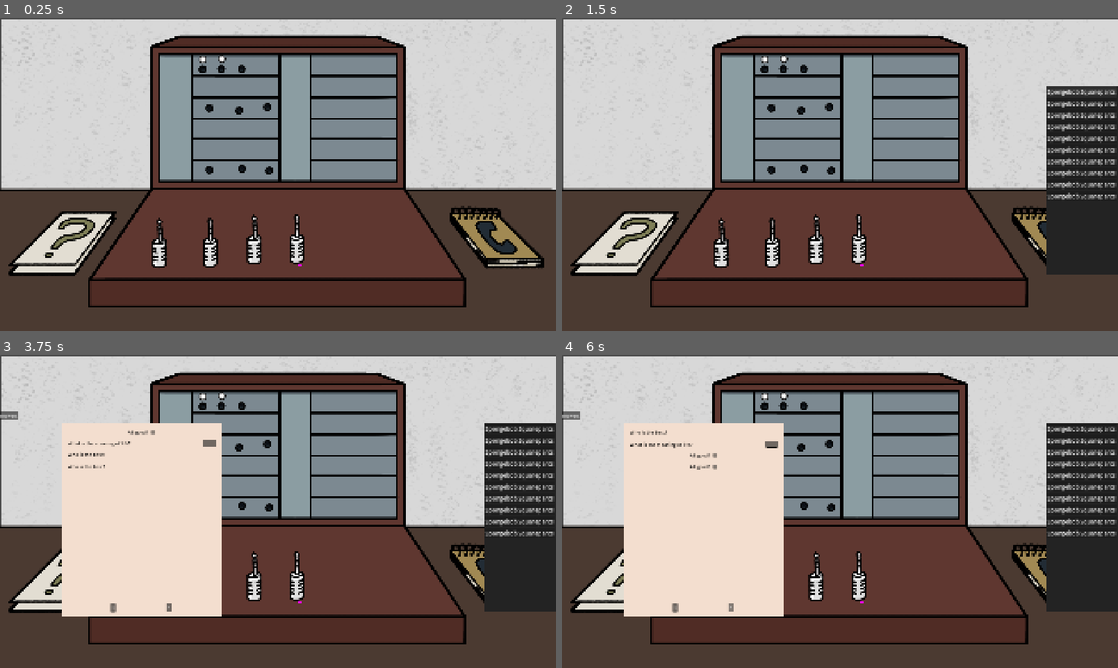
Above: before the commit, frames 1-4 (two rows, left to right).
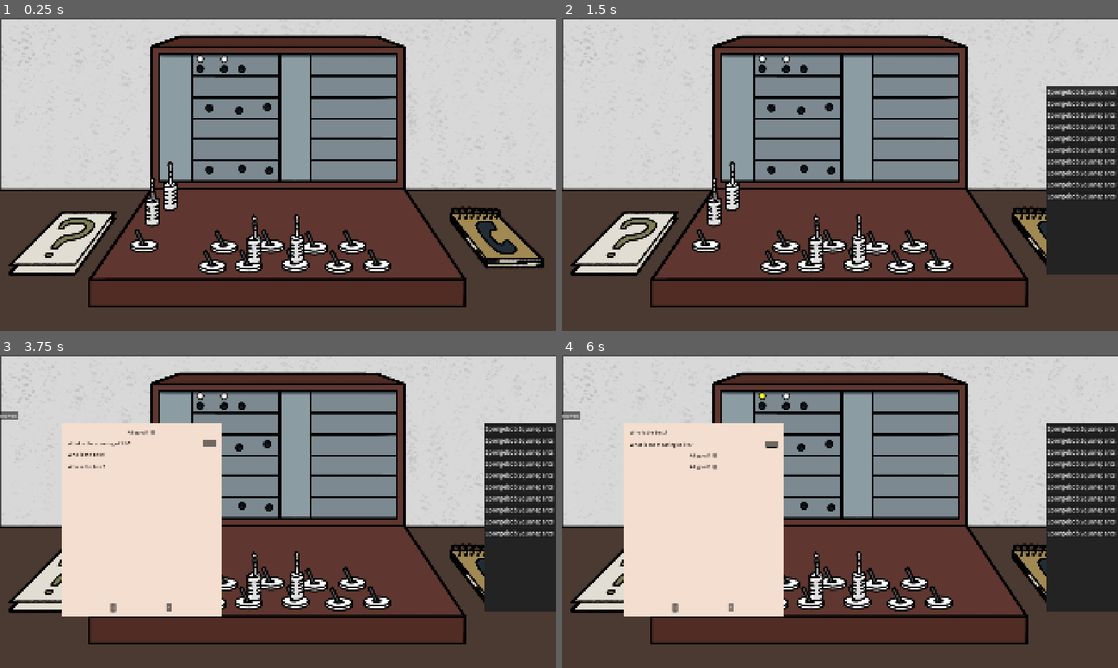
Above: after the commit, the same moments.

Repository: Arrenteks/LD60
Game: Godot game, scene res://scenes/GameArea.tscn
Same seed, same stepped clock (60 frames per second), same inputs: the game is played once before the commit and once after it. This scene is started directly instead of the project's main scene.
Inputs (mouse positions are in pixels of both pictures, inside the frame that each line leads up to):
- Up to frame 1 (0.25 s): no input
- Up to frame 2 (1.5 s): tap Enter at 0.5 s; drag from (1051, 237) to (623, 243) at 0.52 s; click "Spongebob Squarepants" at 1.25 s
- Up to frame 3 (3.75 s): click "Spongebob Squarepants" at 2 s; click "Spongebob Squarepants" at 2.75 s; tap Space at 3.5 s; drag from (61, 580) to (489, 574) at 3.52 s
- Up to frame 4 (6 s): click (773, 442) at 4.27 s; type "Alex" at 4.35 s; click (717, 433) at 5 s; click ">" at 5.75 s

The runs differ from the first frame. In frame 1, 3.3% of the frame differs, in the area x 23-71%, y 11-82%; in frame 2, 3.3%; in frame 3, 1.7%; in frame 4, 1.8%.

Commit message:
basic gameplay loop. lets hope for the best

Diff:
--- a/ld-60/project.godot
+++ b/ld-60/project.godot
@@ -24,6 +24,7 @@
 
 SignalManager="*uid://4t6aji4ot7y7"
 Tickengine="*uid://db5a012kxqppb"
+CallManager="*uid://b38jfyvvy3rqa"
 
 [display]
 
--- a/ld-60/scenes/GameArea.tscn
+++ b/ld-60/scenes/GameArea.tscn
@@ -10,9 +10,14 @@
 [ext_resource type="Script" uid="uid://c8c45bl52lijn" path="res://scenes/fragen.gd" id="7_t6131"]
 [ext_resource type="PackedScene" uid="uid://cfr7y5r6fisa7" path="res://scenes/socket.tscn" id="8_2dfqc"]
 [ext_resource type="Texture2D" uid="uid://b7pfnblanbsb3" path="res://sprites/Schalter.png" id="9_qqxer"]
-[ext_resource type="Script" uid="uid://wxrgvaqrbs1f" path="res://scenes/phone_logic_group.gd" id="10_ka7pv"]
-[ext_resource type="Texture2D" uid="uid://d2lkt570lsh47" path="res://sprites/Maschine/Licht.png" id="10_xxp6o"]
 [ext_resource type="PackedScene" uid="uid://cau2ckh08fckc" path="res://scenes/Klinke_grabbable.tscn" id="10_yhdnk"]
+[ext_resource type="Script" uid="uid://blk03xswupvv6" path="res://scenes/talking_switch.gd" id="13_knvcx"]
+[ext_resource type="PackedScene" uid="uid://f4vi4hw1qoux" path="res://scenes/phone_logic_group.tscn" id="14_knvcx"]
+[ext_resource type="Script" uid="uid://cik4btopibbi2" path="res://scenes/call_rev_group.gd" id="14_tgoyj"]
+
+[sub_resource type="CapsuleShape2D" id="CapsuleShape2D_yeiif"]
+radius = 40.0
+height = 98.0
 
 [node name="GameArea" type="Node2D" unique_id=1015749483]
 
@@ -57,18 +62,7 @@
 position = Vector2(1, -541)
 
 [node name="grp_Kabel" type="Node2D" parent="." unique_id=1233695503]
-position = Vector2(950, 653)
-
-[node name="ItemCable01" parent="grp_Kabel" unique_id=110500897 node_paths=PackedStringArray("connection_start", "connection_end") instance=ExtResource("7_3tn20")]
-position = Vector2(-402, 184)
-default_color = Color(0.5372549, 0.8509804, 0, 1)
-connection_start = NodePath(".")
-connection_end = NodePath("../../grp_Klinke/Klinke01")
-
-[node name="ItemCable02" parent="grp_Kabel" unique_id=2075025389 node_paths=PackedStringArray("connection_start", "connection_end") instance=ExtResource("7_3tn20")]
-position = Vector2(-233, 187)
-connection_start = NodePath(".")
-connection_end = NodePath("../../grp_Klinke/Klinke02")
+position = Vector2(952, 653)
 
 [node name="ItemCable03" parent="grp_Kabel" unique_id=526910364 node_paths=PackedStringArray("connection_start", "connection_end") instance=ExtResource("7_3tn20")]
 position = Vector2(-72, 189)
@@ -117,39 +111,8 @@
 collision_mask = 1
 monitoring = true
 
-[node name="logic_group01" type="Node2D" parent="grp_Sockets" unique_id=2022892290]
-script = ExtResource("10_ka7pv")
-phone_number = "4122"
-active_tint_color = Color(0.79898256, 0, 0, 1)
-inactive_tint_color = Color(0, 0, 0, 0)
-
-[node name="Licht" type="Sprite2D" parent="grp_Sockets/logic_group01" unique_id=1887051256]
-position = Vector2(700, 143)
-texture = ExtResource("10_xxp6o")
-
-[node name="ItemSocket01" parent="grp_Sockets/logic_group01" unique_id=1394437148 instance=ExtResource("8_2dfqc")]
-position = Vector2(700, 178)
-collision_mask = 1
-monitoring = true
-
-[node name="logic_group02" type="Node2D" parent="grp_Sockets" unique_id=1041624085]
-
-[node name="Licht" type="Sprite2D" parent="grp_Sockets/logic_group02" unique_id=649950643]
-position = Vector2(766, 141)
-texture = ExtResource("10_xxp6o")
-
-[node name="ItemSocket02" parent="grp_Sockets/logic_group02" unique_id=23690075 instance=ExtResource("8_2dfqc")]
-position = Vector2(765, 177)
-collision_mask = 1
-monitoring = true
-
 [node name="grp_Schalter" type="Node2D" parent="." unique_id=954044214]
-visible = false
 position = Vector2(962, 789)
-
-[node name="Schalter01" type="Sprite2D" parent="grp_Schalter" unique_id=2057168219]
-position = Vector2(-313, -12)
-texture = ExtResource("9_qqxer")
 
 [node name="Schalter02" type="Sprite2D" parent="grp_Schalter" unique_id=1182362726]
 position = Vector2(-189, -15)
@@ -202,14 +165,6 @@
 
 [node name="grp_Klinke" type="Node2D" parent="." unique_id=1164707480]
 
-[node name="Klinke01" parent="grp_Klinke" unique_id=614658 instance=ExtResource("10_yhdnk")]
-position = Vector2(550, 857)
-has_origin = true
-
-[node name="Klinke02" parent="grp_Klinke" unique_id=1104335867 instance=ExtResource("10_yhdnk")]
-position = Vector2(725, 855)
-has_origin = true
-
 [node name="Klinke03" parent="grp_Klinke" unique_id=624402278 instance=ExtResource("10_yhdnk")]
 position = Vector2(878, 845)
 has_origin = true
@@ -222,5 +177,47 @@
 
 [node name="Node2D" type="Node2D" parent="." unique_id=1735316648]
 
+[node name="ItemCable01" parent="." unique_id=110500897 node_paths=PackedStringArray("connection_start", "connection_end") instance=ExtResource("7_3tn20")]
+position = Vector2(591, 660)
+default_color = Color(0.5372549, 0.8509804, 0, 1)
+connection_start = NodePath(".")
+connection_end = NodePath("../Call-Rev-Group01/Caller01")
+
+[node name="ItemCable02" parent="." unique_id=2075025389 node_paths=PackedStringArray("connection_start", "connection_end") instance=ExtResource("7_3tn20")]
+position = Vector2(530, 708)
+connection_start = NodePath(".")
+connection_end = NodePath("../Call-Rev-Group01/Receiver01")
+
+[node name="Call-Rev-Group01" type="Node2D" parent="." unique_id=2046552223]
+script = ExtResource("14_tgoyj")
+
+[node name="Caller01" parent="Call-Rev-Group01" unique_id=614658 instance=ExtResource("10_yhdnk")]
+position = Vector2(587, 660)
+has_origin = true
+
+[node name="Receiver01" parent="Call-Rev-Group01" unique_id=1104335867 instance=ExtResource("10_yhdnk")]
+position = Vector2(526, 714)
+has_origin = true
+
+[node name="Schalter" type="Area2D" parent="Call-Rev-Group01" unique_id=2072394419]
+position = Vector2(497, 770)
+script = ExtResource("13_knvcx")
+metadata/_edit_group_ = true
+
+[node name="Schalter01" type="Sprite2D" parent="Call-Rev-Group01/Schalter" unique_id=2057168219]
+texture = ExtResource("9_qqxer")
+
+[node name="CollisionShape2D" type="CollisionShape2D" parent="Call-Rev-Group01/Schalter" unique_id=1284472940]
+rotation = 1.5707964
+shape = SubResource("CapsuleShape2D_yeiif")
+
+[node name="logic_group02" parent="." unique_id=1637323199 instance=ExtResource("14_knvcx")]
+position = Vector2(773, 177)
+phone_number = "4148"
+
+[node name="logic_group01" parent="." unique_id=453329412 instance=ExtResource("14_knvcx")]
+position = Vector2(690, 176)
+
 [connection signal="input_event" from="Telefonbuch2/Area2D" to="Telefonbuch2" method="_on_area_2d_input_event"]
 [connection signal="input_event" from="Fragen2/Area2D" to="Fragen2" method="_on_area_2d_input_event"]
+[connection signal="input_event" from="Call-Rev-Group01/Schalter" to="Call-Rev-Group01/Schalter" method="_on_input_event"]
--- /dev/null
+++ b/ld-60/scenes/call_instance.tscn
@@ -0,0 +1,6 @@
+[gd_scene format=3 uid="uid://brdo8ibfvevex"]
+
+[ext_resource type="Script" uid="uid://6afvhy87u88h" path="res://scripts/call_instance.gd" id="1_0lqlx"]
+
+[node name="CallInstance" type="Node2D" unique_id=1279693697]
+script = ExtResource("1_0lqlx")
--- /dev/null
+++ b/ld-60/scenes/call_rev_group.gd
@@ -0,0 +1,30 @@
+extends Node2D
+class_name CallRevGroup
+
+
+@onready var receiver: grabbable_item = $Receiver01
+@onready var caller: grabbable_item = $Caller01
+@onready var schalter: TalkingSwitch = $Schalter
+
+var receiver_connected : bool = false
+var caller_connected : bool = false
+
+#listent to by the call instance. its here because only localy relevant. If a call needs to be connectet, the gruop is alread known
+signal reciever_plugged_in
+
+func _ready() -> void:
+	caller.i_was_sloted_in.connect(caller_Cabel_connected)
+	receiver.i_was_sloted_in.connect(reciever_cable_connected)
+func connect_socket(node : Node):
+	pass
+
+
+func caller_Cabel_connected(socket:item_socket):
+	CallManager.try_connect_call_rev_groupe.emit(socket,self)
+	print("caller connected")
+
+func caller_Cabel_disconnected():
+	pass
+func reciever_cable_connected(socket:item_socket):
+	reciever_plugged_in.emit(socket)
+	#print("reciever connected")
--- a/ld-60/scenes/phone_logic_group.gd
+++ b/ld-60/scenes/phone_logic_group.gd
@@ -1,21 +1,49 @@
 extends Node2D
+class_name PhoneLogicGroup
 
 @export var phone_number : String
 @export var active_tint_color : Color
 @export var inactive_tint_color : Color
 
 @onready var licht: Sprite2D = $Licht
+@onready var socket: item_socket = $ItemSocket01
+
+signal phone_logic_group_connected(group : PhoneLogicGroup)
+signal cabel_disconnect
+
 
 func _ready() -> void:
-	SignalManager.start_call.connect(try_begin_call)
+	if !CallManager.phone_logic_groups.has(self):
+		CallManager.phone_logic_groups.append(self)
+
+	CallManager.connect_logic_group.connect(try_begin_call)
+	socket.socket_occupied.connect(cable_connected)
+	socket.socket_emptied.connect(cabel_disconnected)
+
+	pass
+	#SignalManager.start_call.connect(try_begin_call)
 
 
-func try_begin_call(phone_number: String):
-	if(self.phone_number == phone_number):
-		begin_call()
+func try_begin_call(call: CallInstance):
+	var phone_number = call.call_ressource
+	print (call.call_ressource.caller.telephone_number._get_text())
+	if(self.phone_number == phone_number.caller.telephone_number._get_text()):
+		print("try call")
+		phone_logic_group_connected.emit(self)
+		#call.set_logic_group(self)
 
-func begin_call():
+
+func cable_connected(cabel : grabbable_item):
+	cabel.slotted_in(socket)
+	pass
+
+func cabel_disconnected():
+	cabel_disconnect.emit()
+	pass
+func signal_call_pending():
 	licht.modulate = active_tint_color
 
+func modluate_signal(color:Color):
+	licht.modulate = color
 func end_call():
 	licht.modulate = inactive_tint_color
--- /dev/null
+++ b/ld-60/scenes/phone_logic_group.tscn
@@ -0,0 +1,20 @@
+[gd_scene format=3 uid="uid://f4vi4hw1qoux"]
+
+[ext_resource type="Script" uid="uid://wxrgvaqrbs1f" path="res://scenes/phone_logic_group.gd" id="1_oteuw"]
+[ext_resource type="Texture2D" uid="uid://d2lkt570lsh47" path="res://sprites/Maschine/Licht.png" id="2_df1y2"]
+[ext_resource type="PackedScene" uid="uid://cfr7y5r6fisa7" path="res://scenes/socket.tscn" id="3_ot8ao"]
+
+[node name="logic_group01" type="Node2D" unique_id=1637323199]
+script = ExtResource("1_oteuw")
+phone_number = "4122"
+active_tint_color = Color(0.79898256, 0, 0, 1)
+inactive_tint_color = Color(0, 0, 0, 0)
+
+[node name="Licht" type="Sprite2D" parent="." unique_id=133085000]
+position = Vector2(1, -35)
+texture = ExtResource("2_df1y2")
+
+[node name="ItemSocket01" parent="." unique_id=1394437148 instance=ExtResource("3_ot8ao")]
+position = Vector2(1, 0)
+collision_mask = 1
+monitoring = true
--- a/ld-60/scenes/socket.tscn
+++ b/ld-60/scenes/socket.tscn
@@ -6,7 +6,7 @@
 [sub_resource type="QuadMesh" id="QuadMesh_ymojk"]
 
 [sub_resource type="RectangleShape2D" id="RectangleShape2D_ymojk"]
-size = Vector2(43, 39)
+size = Vector2(31, 33)
 
 [node name="ItemSocket" type="Area2D" unique_id=1394437148 groups=["item_socket"]]
 collision_layer = 4
@@ -23,4 +23,5 @@
 mesh = SubResource("QuadMesh_ymojk")
 
 [node name="CollisionShape2D" type="CollisionShape2D" parent="." unique_id=1414879978]
+position = Vector2(0.5, -0.5)
 shape = SubResource("RectangleShape2D_ymojk")
--- /dev/null
+++ b/ld-60/scenes/talking_switch.gd
@@ -0,0 +1,27 @@
+extends Area2D
+class_name TalkingSwitch
+
+@onready var sprite: Sprite2D = $Schalter01
+
+var _talking : bool = false
+signal talking_switch_flipped(talking:bool)
+# Called when the node enters the scene tree for the first time.
+func _ready() -> void:
+	pass # Replace with function body.
+
+# Called every frame. 'delta' is the elapsed time since the previous frame.
+func _process(delta: float) -> void:
+	pass
+
+func flip_switch():
+	_talking = !_talking
+	sprite.flip_h = !sprite.flip_h
+	talking_switch_flipped.emit(_talking)
+
+func get_talking() -> bool :
+	return _talking
+
+func _on_input_event(viewport: Node, event: InputEvent, shape_idx: int) -> void:
+	if event is InputEventMouseButton && event.is_pressed():
+		flip_switch()
+		print("clicked")
--- /dev/null
+++ b/ld-60/scripts/call_instance.gd
@@ -0,0 +1,111 @@
+extends Node2D
+class_name CallInstance
+
+var status : CallManager.CallStatus
+var call_ressource : CallResource
+var plgCaller : PhoneLogicGroup # Light and Hole of caller
+var plgReciever : PhoneLogicGroup # light and hole of reciever
+var call_rev_group : CallRevGroup # teh cluster of cabels and the switch
+
+# Called when the node enters the scene tree for the first time.
+func _ready() -> void:
+	#slotLightGroup.phone_logic_group_connected.connect(call_registered)
+	pass # Replace with function body.
+
+func connect_rev_group():
+	pass
+
+func set_caller_logic_group(phone_logic_group:PhoneLogicGroup):
+	plgCaller = phone_logic_group
+	plgCaller.cabel_disconnect.connect(remove_call_rev_group)
+
+func set_reciever_logic_group(phone_logic_group:PhoneLogicGroup):
+	plgReciever = phone_logic_group
+
+func set_call_rev_group(call_rev_group : CallRevGroup):
+	status =  CallManager.CallStatus.Connected
+
+	print("callrev connected")
+	self.call_rev_group = call_rev_group
+
+	plgCaller.modluate_signal(Color(0.852, 0.431, 0.223, 1.0))
+	if call_rev_group.schalter.get_talking():
+		start_Caller_request()
+
+	call_rev_group.schalter.talking_switch_flipped.connect(toogle_talking)
+	call_rev_group.reciever_plugged_in.connect(try_start_Dialouge)
+
+
+func remove_call_rev_group():
+	if call_rev_group:
+		return
+	call_rev_group.schalter.talking_switch_flipped.disconnect(toogle_talking)
+	call_rev_group.reciever_plugged_in.disconnect(try_start_Dialouge)
+
+	match status:
+		CallManager.CallStatus.Connected:
+			status = CallManager.CallStatus.Pending
+			plgCaller.modluate_signal(Color(0.996, 1.0, 0.192, 1.0))
+		CallManager.CallStatus.Running:
+			status = CallManager.CallStatus.Ended
+			plgCaller.modluate_signal(Color(0.19, 0.19, 0.19, 1.0))
+
+	call_rev_group = null
+
+
+func toogle_talking(talking:bool):
+	if status == CallManager.CallStatus.Connected:
+		start_Caller_request()
+	if status == CallManager.CallStatus.Running:
+		print("mute call")
+	pass
+
+func call_registered():
+	#print("registered")
+	#print(plgCaller)
+	#print(plgReciever)
+	plgCaller.modluate_signal(Color(0.996, 1.0, 0.192, 1.0))
+
+func start_Caller_request():
+	status = CallManager.CallStatus.CallerRequestAcceptet
+	print_debug("please talk to me")
+	plgCaller.modluate_signal(Color(0.254, 0.75, 0.774, 1.0))
+	# TODO: START CALLER DIALOUGE
+
+func start_call():
+	status = CallManager.CallStatus.Pending
+
+func interupt_call():
+	status = CallManager.CallStatus.Interrupted
+	plgCaller.modluate_signal(Color(0.388, 0.066, 0.007, 1.0))
+# Called every frame. 'delta' is the elapsed time since the previous frame.
+func _process(delta: float) -> void:
+	pass
+
+func try_start_Dialouge(socket: item_socket):
+	print("help")
+	print(status)
+	if socket == plgReciever.socket && status == CallManager.CallStatus.CallerRequestAcceptet:
+		plgCaller.modluate_signal(Color(0.0, 0.392, 0.05, 1.0))
+		plgReciever.modluate_signal(Color(0.0, 0.392, 0.05, 1.0))
+		status = CallManager.CallStatus.Running
+		print_debug("hurray")
+		var timer = Timer.new()
+		add_child(timer)
+		timer.wait_time = 3
+		timer.one_shot = true
+		timer.timeout.connect(end_call)
+		timer.start()
+
+
+func end_call():
+	match status:
+		CallManager.CallStatus.Running:
+			plgCaller.modluate_signal(Color(1.0, 1.0, 1.0, 1.0))
+			plgReciever.modluate_signal(Color(1.0, 1.0, 1.0, 1.0))
+			print("call ended")
+		_:
+			print("dont care")
+	status = CallManager.CallStatus.Ended
+	CallManager.call_list.erase(self)
+	queue_free()
--- /dev/null
+++ b/ld-60/scripts/globals/call_manager.gd
@@ -0,0 +1,61 @@
+extends Node
+
+enum CallStatus{Pending, Connected, CallerRequestAcceptet, Running, Interrupted, Ended}
+const CALL_INSTANCE = preload("uid://brdo8ibfvevex")
+
+signal interrupt_call
+signal call_started
+
+
+var phone_logic_groups : Array[PhoneLogicGroup]
+
+var call_dictionary : Dictionary[CallResource, CallStatus]
+var call_list : Array[CallInstance]
+
+signal connect_logic_group(callinstance:CallInstance)
+signal try_connect_call_rev_groupe(socket:item_socket, rev_group : CallRevGroup)
+
+
+func _ready() -> void:
+	SignalManager.start_call.connect(start_call)
+	try_connect_call_rev_groupe.connect(try_connect_ref_g)
+
+func start_call(call_resource : CallResource):
+	for call in call_list:
+		if(call.status == CallStatus.Running):
+			interrupt_call.emit(call)
+			call.interupt_call()
+			break
+
+	var instance : CallInstance= CALL_INSTANCE.instantiate()
+	call_list.append(instance)
+	instance.call_ressource = call_resource
+	for plg in phone_logic_groups:
+		if plg.phone_number == call_resource.caller.telephone_number._get_text():
+			instance.set_caller_logic_group(plg)
+	for plg in phone_logic_groups:
+		if plg.phone_number == call_resource.ceciever.telephone_number._get_text():
+			instance.set_reciever_logic_group(plg)
+
+	if instance.plgCaller == null || instance.plgReciever == null:
+		print_debug("somethigs wrong")
+
+	print(instance.call_ressource.callId)
+	get_tree().root.add_child(instance)
+
+	connect_logic_group.emit(instance)
+	instance.call_registered()
+
+	#
+	#call_dictionary[call_resource] = CallStatus.Pending
+	#call_resource.emit(call_resource)
+
+func try_connect_ref_g(socket:item_socket, rev_group : CallRevGroup):
+	#print("try connect ref")
+	var callwithsocket : CallInstance
+	for call in call_list:
+		if socket == call.plgCaller.socket:
+			callwithsocket = call
+	if callwithsocket != null:
+		callwithsocket.set_call_rev_group(rev_group)
+		pass
--- a/ld-60/scripts/globals/tickengine.gd
+++ b/ld-60/scripts/globals/tickengine.gd
@@ -14,6 +14,7 @@
 var game_time : Game_Time;
 var game_time_event_dictionary : Dictionary[String, Game_Routine_Event]
 
+const TEST_CALL = preload("uid://i1bayk800x8w")
 
 
 func toggle_pause():
@@ -23,10 +24,7 @@
 # Called when the node enters the scene tree for the first time.
 func _ready() -> void:
 	game_time = Game_Time.new(start_hour_tens, start_hour_first, start_minute_tens, start_minute_first)
-	game_time_event_dictionary["08:00"] = Game_Routine_Event.new(GameRoutineEventType.StartDay)
-	game_time_event_dictionary["08:10"] = Game_Routine_Event.new(GameRoutineEventType.Boss)
-	game_time_event_dictionary["08:15"] = Game_Routine_Event.new(GameRoutineEventType.Call, "4122")
-	game_time_event_dictionary["08:20"] = Game_Routine_Event.new(GameRoutineEventType.EndDay)
+	game_time_event_dictionary["08:05"] = Game_Routine_Event.new(GameRoutineEventType.Call, TEST_CALL)
 	tick_timer.start(tick_timer_duration);
 
 func _on_timer_timeout() -> void:
--- a/ld-60/scripts/grab_config.gd
+++ b/ld-60/scripts/grab_config.gd
@@ -11,6 +11,17 @@
 var is_hovered: bool = false
 @export var has_origin: bool = false
 @export var weight: float = 5
+
+#signal up
+signal i_was_sloted_in(socket : item_socket)
+#@onready var call_rev_group: Node2D = $"../Call-Rev-Group01"
+
+func slotted_in(socket : item_socket):
+	i_was_sloted_in.emit(socket)
+	pass
+
+func slotted_out():
+	pass
 
 func _ready():
 	sockets = get_tree().get_nodes_in_group("item_socket")
@@ -45,6 +56,6 @@
 					if socket.is_socket_empty():
 						socket.occupy(self)
 						is_inside_socket = true
-						snap_position = socket.position
+						snap_position = socket.global_position
 						tween = get_tree().create_tween()
 						tween.tween_property(self, "position", snap_position, weight* get_process_delta_time())
--- a/ld-60/scripts/item_socket.gd
+++ b/ld-60/scripts/item_socket.gd
@@ -2,19 +2,25 @@
 class_name item_socket
 
 @export var is_occupied: bool = false
-@export var stored_item: Node = null
+@export var stored_item: grabbable_item = null
+
+signal socket_occupied(cabel : grabbable_item)
+signal socket_emptied
 
 func is_socket_empty() -> bool:
 	return stored_item == null
 
-func occupy(item: Node) -> void:
+func occupy(item: grabbable_item) -> void:
 	if not is_socket_empty():
 		return
 	stored_item = item
-	#SignalManager.socketOccupancy_changed.emit(true)
+	stored_item.slotted_in(self)
+	#SignalManager.socketOccupancy_changed.emit(item ,true)
 
-func release(item: Node) -> void:
+func release(item: grabbable_item) -> void:
 	if stored_item != item:
 		return
+	stored_item.slotted_out()
 	stored_item = null
-	#SignalManager.socketOccupancy_changed.emit(false)
+	socket_emptied.emit()
+	#SignalManager.socketOccupancy_changed.emit(item, false)
Not shown, added: ld-60/scenes/call_rev_group.gd.uid
Not shown, added: ld-60/scenes/talking_switch.gd.uid
Not shown, added: ld-60/scripts/call_instance.gd.uid
Not shown, added: ld-60/scripts/globals/call_manager.gd.uid
